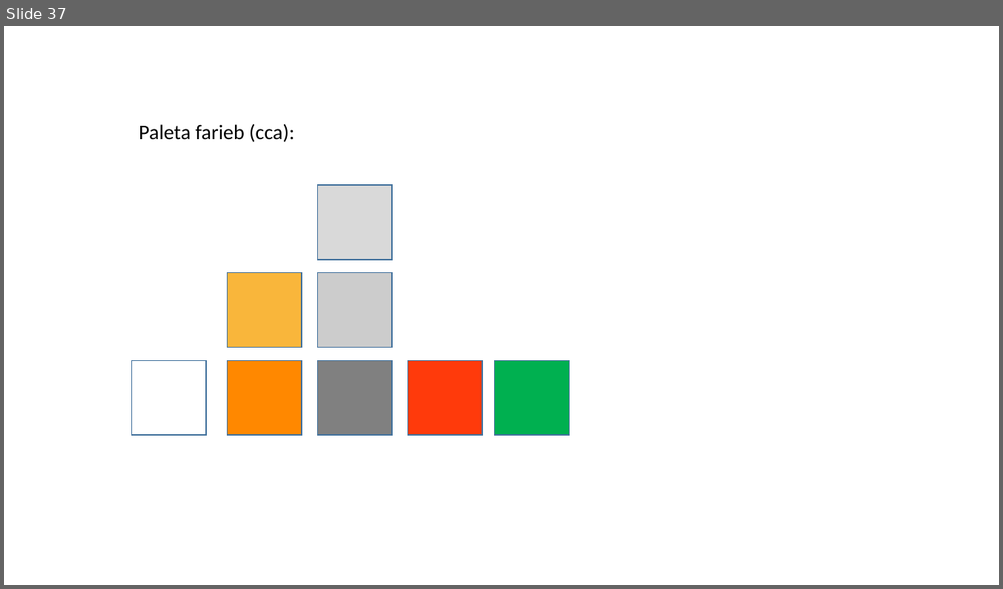
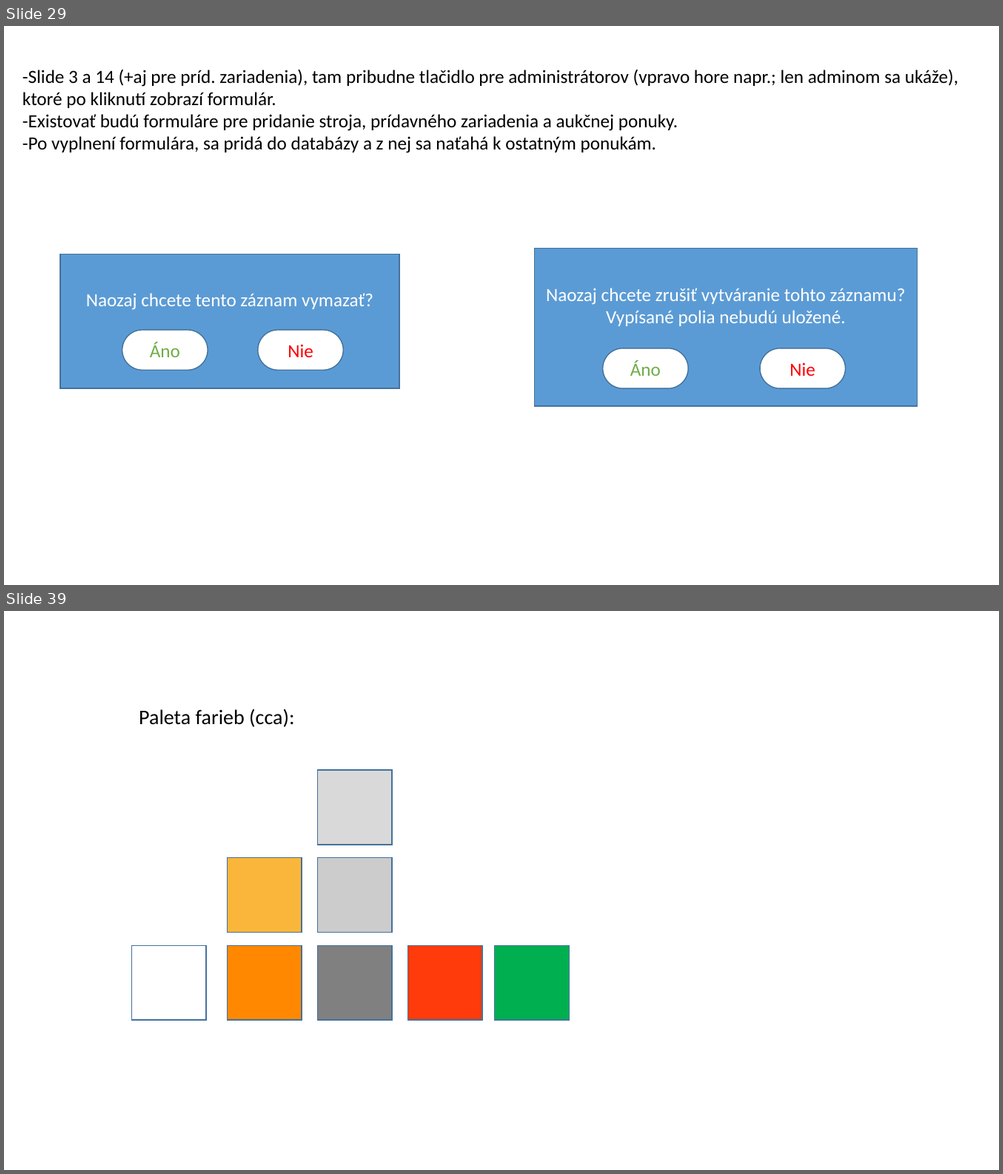
Before and after one commit to milantru/ServIS, a slide deck: docs/B-Servis WebApp UI koncept.pptx. Shown one above the other, each under a label of ours: slide 37 before the commit, slides 29 and 39 after it; the slides between them are not shown. The pictures are 1003x589 and 1003x1174 pixels, drawn with LibreOffice and Linux fonts; fonts in the diff are those of the drawing. Boxes give left, top, right and bottom in pixels: in the first picture for what was removed or moved away, otherwise in the second. Text is boxed around its words. In the diff, an @@ line names an element or a change of style, - is before the commit and + after.

```diff
--- a/docs/B-Servis WebApp UI koncept.pptx
+++ b/docs/B-Servis WebApp UI koncept.pptx
@@ slide 29 added at (4,26,999,585), background #FFFFFF @@
@@ text added at (22,69,958,153), 18 pt, text #000000 @@
+-Slide 3 a 14 (+aj pre príd. zariadenia), tam pribudne tlačidlo pre administrátorov (vpravo hore napr.; len adminom sa ukáže), ktoré po kliknutí zobrazí formulár.
+-Existovať budú formuláre pre pridanie stroja, prídavného zariadenia a aukčnej ponuky.
+-Po vyplnení formulára, sa pridá do databázy a z nej sa naťahá k ostatným ponukám.
@@ rectangle added at (61,255,399,389), fill #5B9BD5, outline #43739E 1 pt, 18 pt, text #FFFFFF @@
+Naozaj chcete tento záznam vymazať?
@@ rectangle added at (535,248,917,406), fill #5B9BD5, outline #43739E 1 pt, 18 pt, text #FFFFFF @@
+Naozaj chcete zrušiť vytváranie tohto záznamu? Vypísané polia nebudú uložené.
@@ rounded rectangle added at (122,330,208,371), fill #FFFFFF, outline #43739E 1 pt, 18 pt, text #70AD47 @@
+Áno
@@ rounded rectangle added at (258,330,344,371), fill #FFFFFF, outline #43739E 1 pt, 18 pt, text #FF0000 @@
+Nie
@@ rounded rectangle added at (603,349,688,389), fill #FFFFFF, outline #43739E 1 pt, 18 pt, text #70AD47 @@
+Áno
@@ rounded rectangle added at (760,349,845,389), fill #FFFFFF, outline #43739E 1 pt, 18 pt, text #FF0000 @@
+Nie
@@ what was slide 37 is now slide 39 @@
```
Also in this commit, not shown: 22 slides changed, 1 other slide added, 2 other files.
